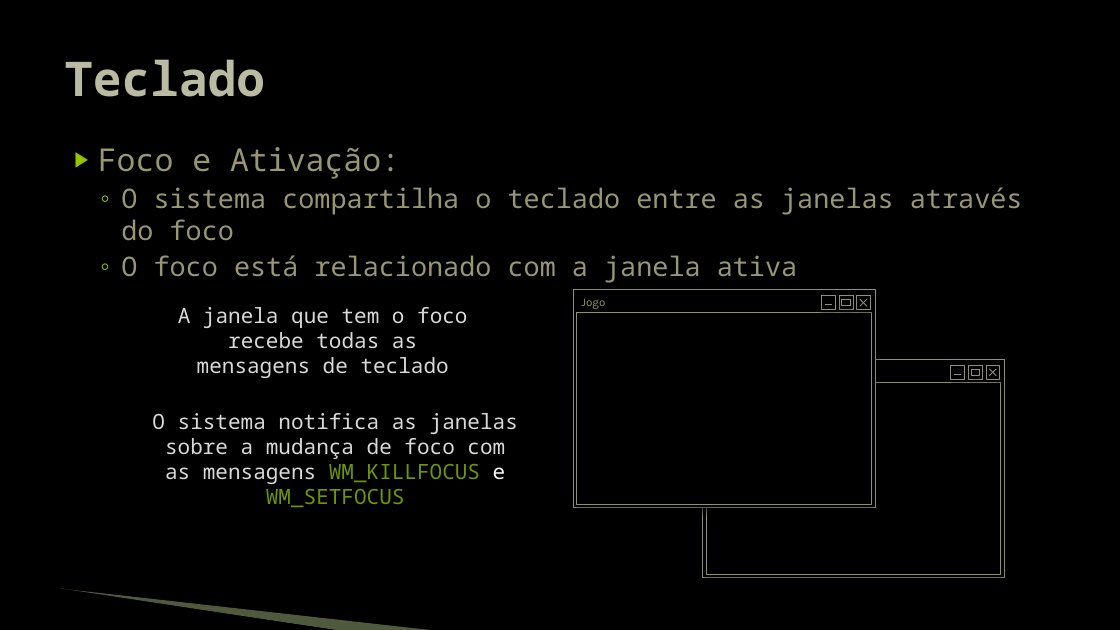
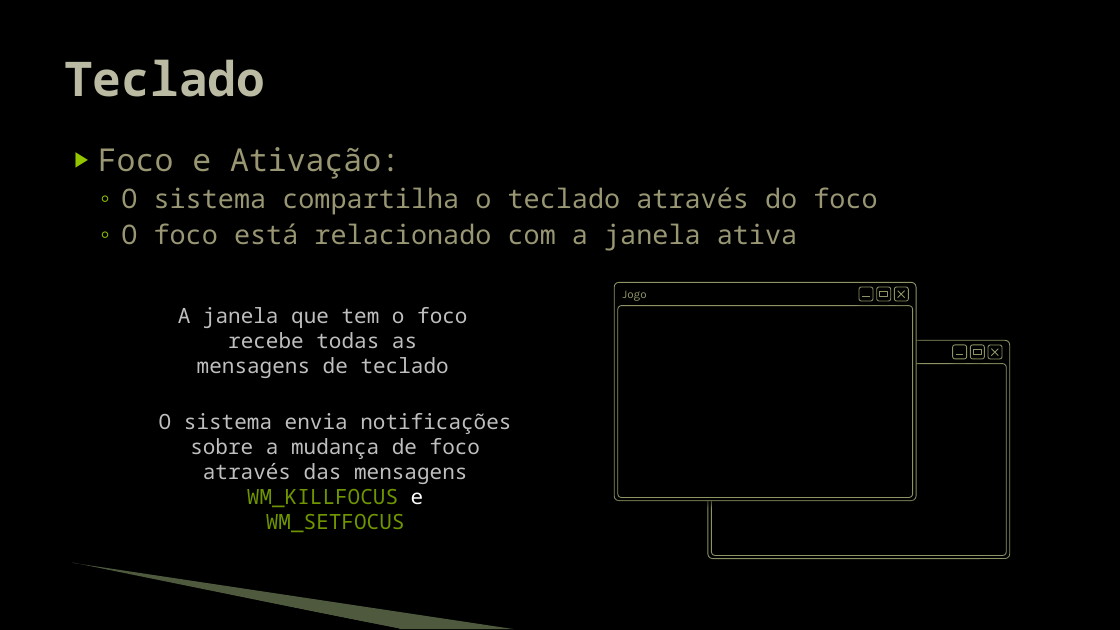
Before and after one commit to JudsonSS/Jogos, a slide deck: slide 7 of Slides/03. Teclado e Mouse.pptx. Drawn at 1120x630 pixels with LibreOffice and Linux fonts; fonts in the diff are those of the drawing; background and template pictures are left out. Boxes give left, top, right and bottom in pixels: in the first picture for what was removed or moved away, otherwise in the second. Text is boxed around its words. In the diff, an @@ line names an element or a change of style, - is before the commit and + after.

```diff
--- a/Slides/03. Teclado e Mouse.pptx
+++ b/Slides/03. Teclado e Mouse.pptx
@@ text at <box>121,187,877,215</box>: text changed @@
-  ◦ O sistema compartilha o teclado entre as janelas através do foco
+  ◦ O sistema compartilha o teclado através do foco
@@ text "A janela que tem o ..." at <box>178,307,467,378</box>: text colour #D9D9D9 to #BFBFBF @@
@@ group removed at <box>573,289,875,507</box>: 4 rectangles @@
@@ rounded rectangle: place and size @@
-rounded rectangle at <box>857,296,871,310</box>
+rounded rectangle at <box>860,287,874,302</box>
@@ group added at <box>614,282,916,501</box>: 4 rounded rectangles @@
@@ 3 lines, 1 text, 1 rectangle: place and size @@
-3 lines, 1 text, 1 rectangle at <box>581,298,867,309</box>
+3 lines, 1 text, 1 rectangle at <box>623,291,905,301</box>
@@ rectangle removed at <box>702,359,1004,577</box> @@
@@ rounded rectangle added at <box>708,340,1010,559</box>, fill #000000 at 50% opacity, outline #909465 0.75 pt @@
@@ 3 lines, 3 rounded rectangles: place and size @@
-3 lines, 3 rounded rectangles at <box>951,365,1001,380</box>
+3 lines, 3 rounded rectangles at <box>953,345,1002,360</box>
@@ rectangle to rounded rectangle in 4 elements at <box>860,287,874,302</box>, <box>953,345,967,360</box>, <box>988,345,1002,360</box>, <box>970,345,985,360</box> @@
@@ rectangle: place and size @@
-rectangle at <box>971,370,980,376</box>
+rectangle at <box>974,350,982,355</box>
@@ rectangle removed at <box>707,382,1002,574</box> @@
@@ rounded rectangle added at <box>712,364,1007,555</box>, outline #909465 0.75 pt @@
@@ text at <box>159,413,511,507</box>: text changed; text colour #D9D9D9 to #BFBFBF @@
-O sistema notifica as janelas sobre a mudança de foco com as mensagens WM_KILLFOCUS e
+O sistema envia notificações sobre a mudança de foco através das mensagens WM_KILLFOCUS e
@@ freeform shape: place and size @@
-freeform shape at <box>60,590,340,630</box>
+freeform shape at <box>71,565,400,629</box>
@@ freeform shape: place and size @@
-freeform shape at <box>61,589,437,630</box>
+freeform shape at <box>73,563,514,629</box>
```
Also in this commit, not shown: 12 other slides changed, 1 other file.
